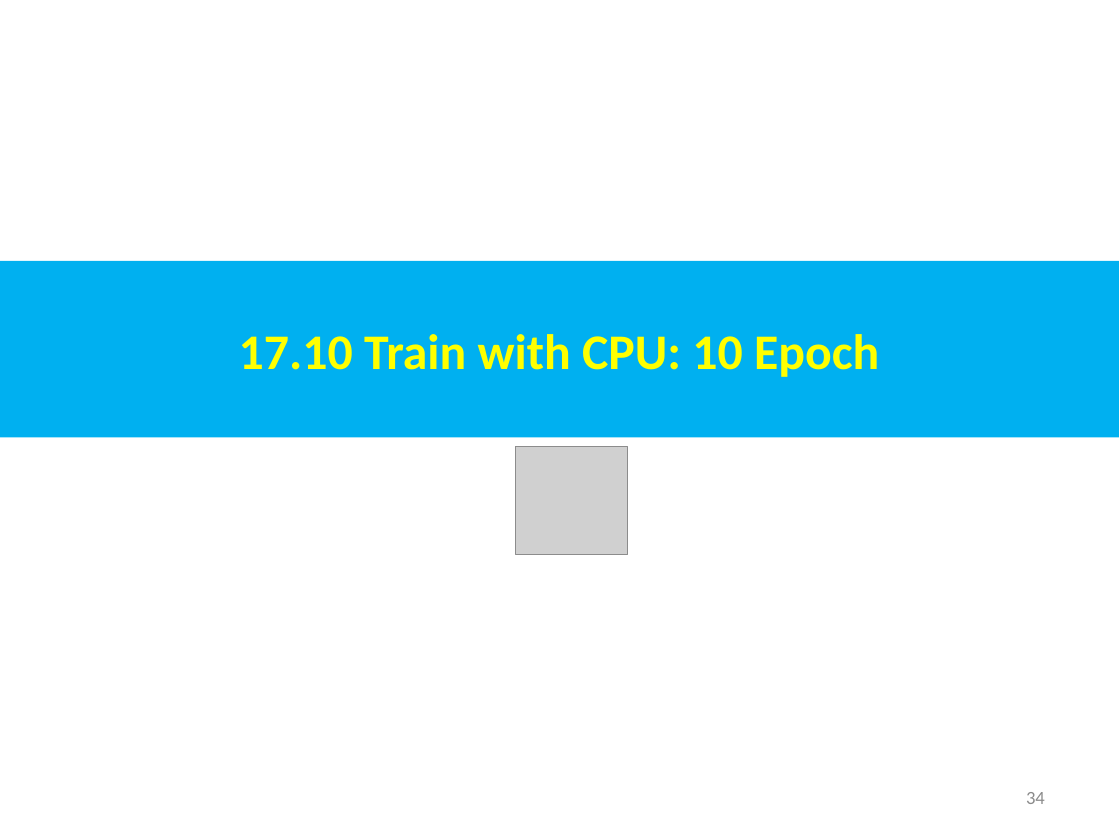
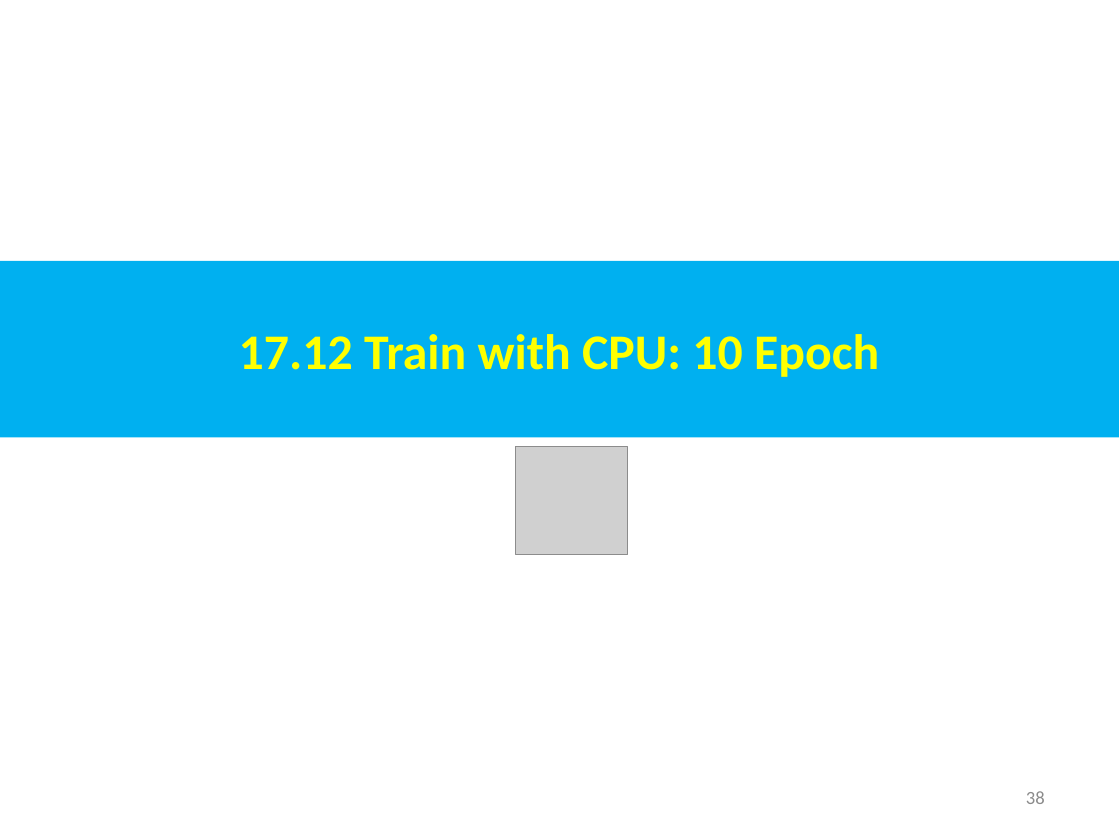
Before and after one commit to peterhchen/AIU_CS512_DL, a slide deck: slide 38 of 000_Lecture_Project/week07/01_Lecture/17_BM.ppt (slide 34 before the commit). Drawn at 1120x840 pixels with LibreOffice and Linux fonts; fonts in the diff are those of the drawing; grey boxes stand for pictures. Boxes give left, top, right and bottom in pixels: in the first picture for what was removed or moved away, otherwise in the second. Text is boxed around its words. In the diff, an @@ line names an element or a change of style, - is before the commit and + after.

```diff
--- a/000_Lecture_Project/week07/01_Lecture/17_BM.ppt
+++ b/000_Lecture_Project/week07/01_Lecture/17_BM.ppt
@@ text in rectangle at (239,334,879,377): text changed @@
-17.10 Train with CPU: 10 Epoch
+17.12 Train with CPU: 10 Epoch
@@ page number at (1026,791,1045,804): text changed @@
-34
+38
```
Also in this commit, not shown: 31 other slides changed, 4 slides added.
